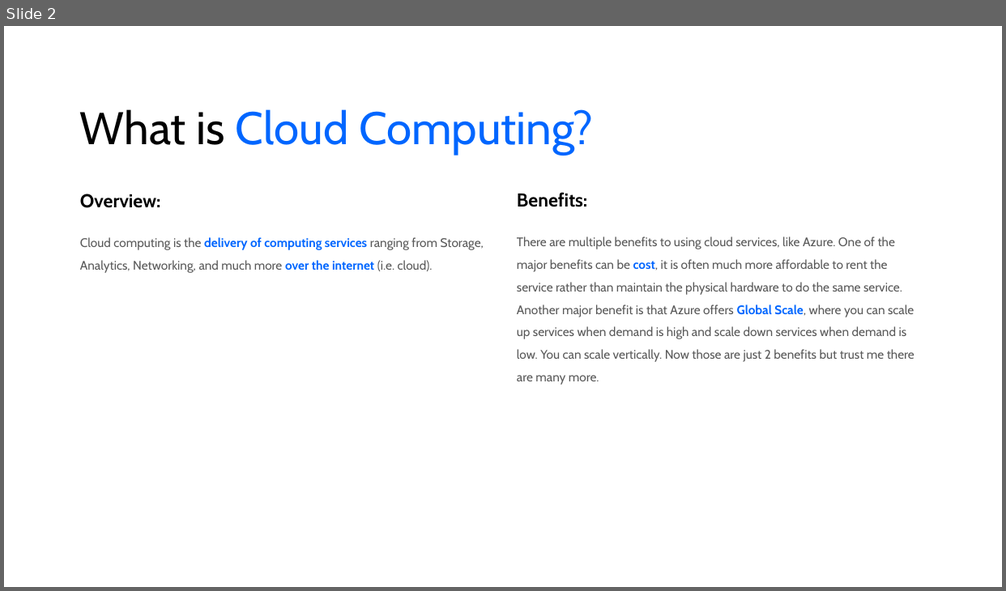
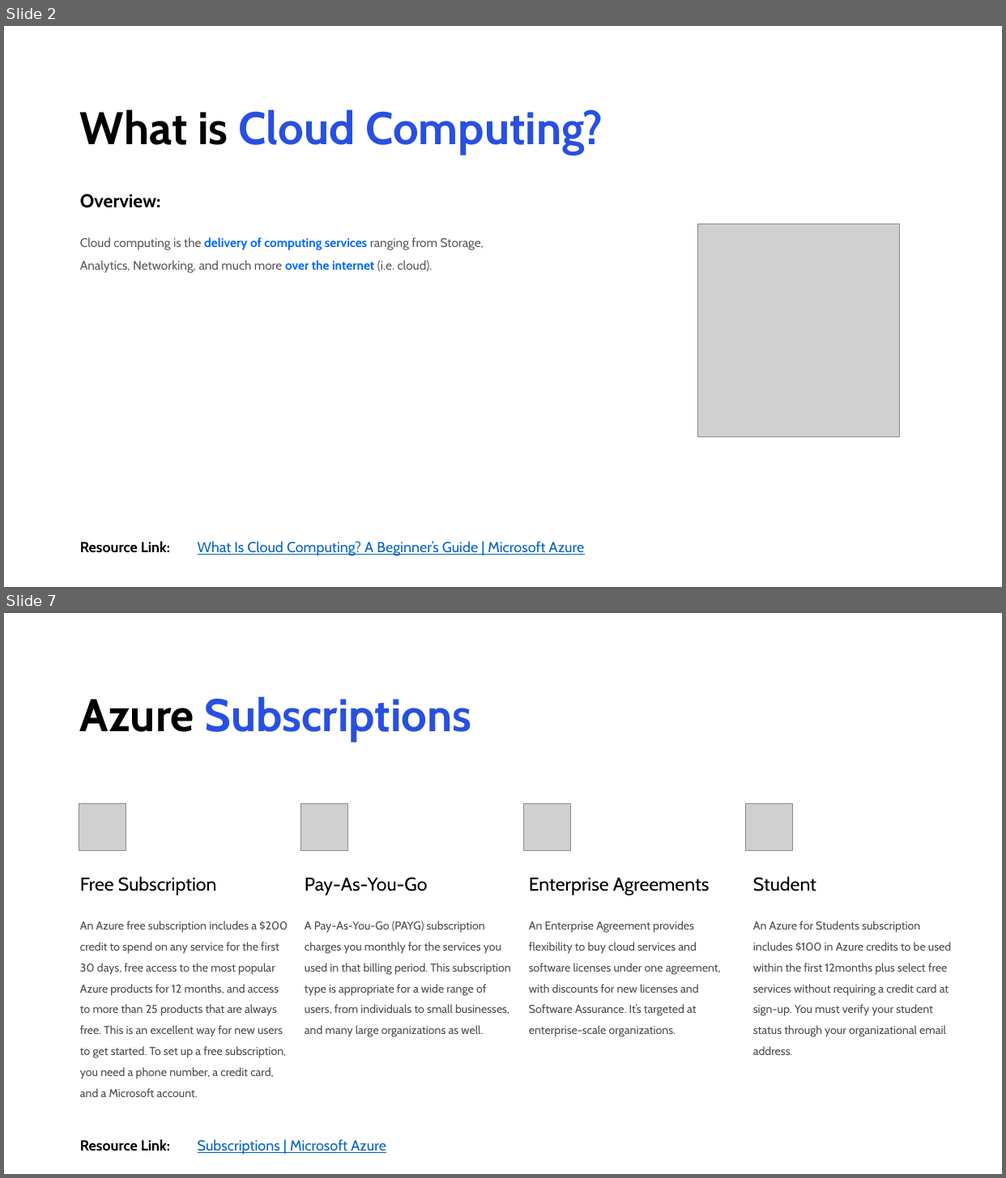
Before and after one commit to areed1192/azure-sql-data-project, a slide deck: samples/resources/Microsoft Azure.pptx. Shown one above the other, each under a label of ours: slide 2 before the commit, slides 2 and 7 after it; the slides between them are not shown. The pictures are 1006x591 and 1006x1178 pixels, drawn with LibreOffice and Linux fonts; fonts in the diff are those of the drawing; grey boxes stand for pictures. Boxes give left, top, right and bottom in pixels: in the first picture for what was removed or moved away, otherwise in the second. Text is boxed around its words. In the diff, an @@ line names an element or a change of style, - is before the commit and + after.

```diff
--- a/samples/resources/Microsoft Azure.pptx
+++ b/samples/resources/Microsoft Azure.pptx
@@ slide 7 added at [4, 613, 1002, 1174], background #FFFFFF @@
@@ title added at [80, 696, 472, 742], 44 pt, text #2850E0, bold @@
+Azure Subscriptions
@@ table added at [73, 786, 971, 1123], 3 rows, 4 columns @@
+ |  |  | 
+Free Subscription | Pay-As-You-Go | Enterprise Agreements | Student
+An Azure free subscription includes a $200 credit to spend on any service for the first 30 days, free access to the most popular Azure products for 12 months, and access to more than 25 products that are always free. This is an excellent way for new users to get started. To set up a free subscription, you need a phone number, a credit card, and a Microsoft account. | A Pay-As-You-Go (PAYG) subscription charges you monthly for the services you used in that billing period. This subscription type is appropriate for a wide range of users, from individuals to small businesses, and many large organizations as well. | An Enterprise Agreement provides flexibility to buy cloud services and software licenses under one agreement, with discounts for new licenses and Software Assurance. It’s targeted at enterprise-scale organizations. | An Azure for Students subscription includes $100 in Azure credits to be used within the first 12months plus select free services without requiring a credit card at sign-up. You must verify your student status through your organizational email address.
@@ picture added at [79, 803, 126, 850] @@
@@ picture added at [301, 803, 348, 850] @@
@@ picture added at [523, 803, 571, 850] @@
@@ picture added at [746, 803, 793, 850] @@
@@ text added at [80, 1139, 170, 1151], 14 pt, text #000000, bold @@
+Resource Link:
@@ text added at [198, 1139, 386, 1155], 14 pt, text #0563C1, underline @@
+Subscriptions | Microsoft Azure
@@ slide 2 changed as well @@
@@ title "What is Cloud Computing?" at [80, 109, 603, 155]: text colour #0066FF to #2850E0 in "Cloud Computing?"; bold on @@
@@ text removed at [517, 192, 587, 207] @@
-Benefits:
@@ text removed at [517, 237, 914, 385] @@
-There are multiple benefits to using cloud services, like Azure. One of the major benefits can be cost, it is often much more affordable to rent the service rather than maintain the physical hardware to do the same service. Another major benefit is that Azure offers Global Scale, where you can scale up services when demand is high and scale down services when demand is low. You can scale vertically. Now those are just 2 benefits but trust me there are many more.
@@ picture added at [698, 224, 900, 437] @@
@@ text added at [80, 541, 170, 552], 14 pt, text #000000, bold @@
+Resource Link:
@@ text added at [198, 541, 585, 557], 14 pt, text #0563C1, underline @@
+What Is Cloud Computing? A Beginner’s Guide | Microsoft Azure
```
Also in this commit, not shown: 7 other slides changed, 11 other slides added, 9 other files.
